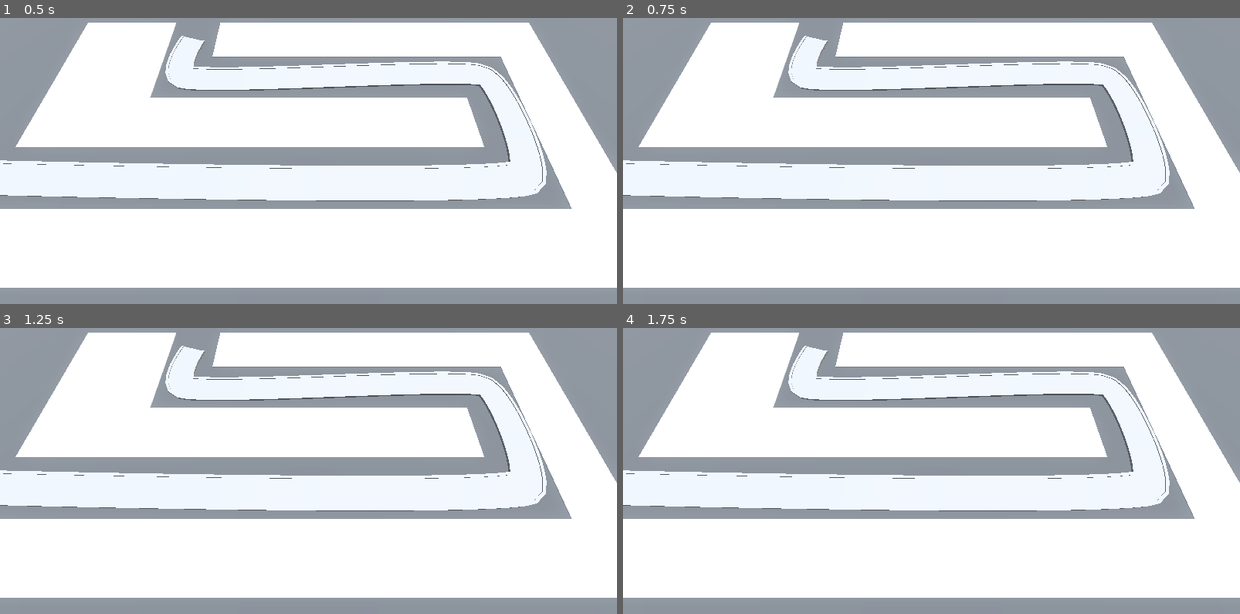
Above: before the commit, frames 1-4 (two rows, left to right).
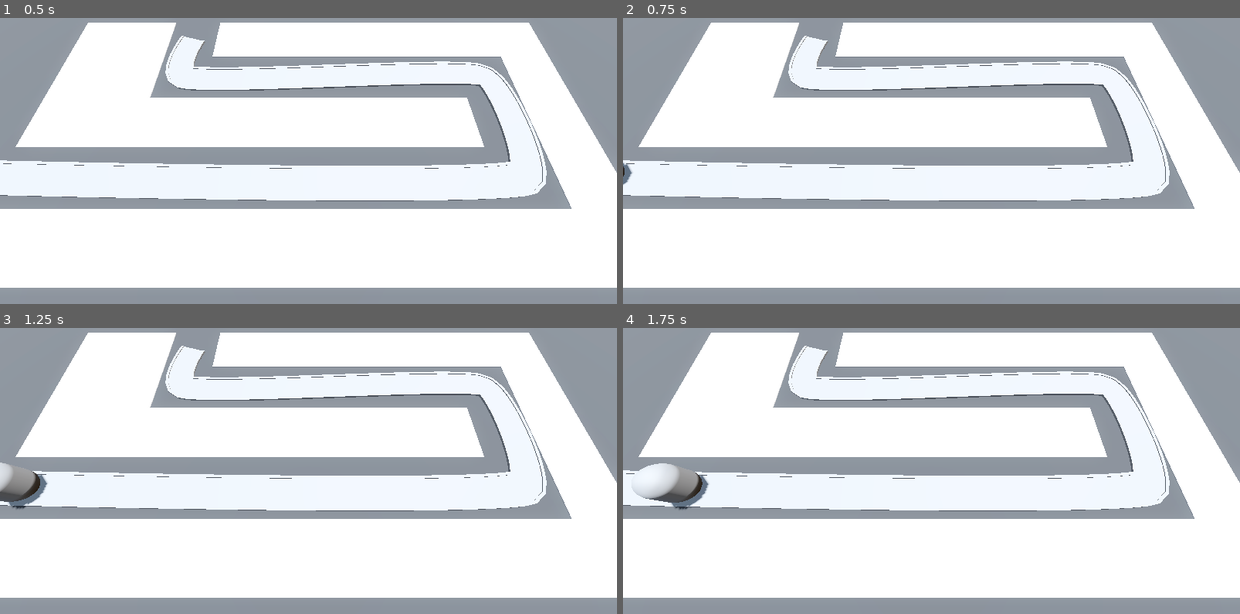
Above: after the commit, the same moments.

Repository: FabioAVSilva/Barbarian-Blaster
Game: Godot game, scene res://BaseLevel.tscn
Same seed, same stepped clock (60 frames per second), same inputs: the game is played once before the commit and once after it.
Inputs:
- Up to frame 1 (0.5 s): no input
- Up to frame 2 (0.75 s): tap Enter at 0.5 s
- Up to frame 3 (1.25 s): no input
- Up to frame 4 (1.75 s): no input

Frame 1 is identical in both runs. In frame 2, less than 0.1% of the frame differs, in the area x 0-2%, y 50-59%; in frame 3, 0.9%; in frame 4, 1.0%, in the area x 1-15%, y 47-64%.

Commit message:
Added a basic enemy as a PathFollow3d node
Added a basic enemy that progresses through a defined path at a set speed

Diff:
--- a/BaseLevel.tscn
+++ b/BaseLevel.tscn
@@ -1,6 +1,7 @@
-[gd_scene load_steps=7 format=3 uid="uid://dxg7kq1nikc3v"]
+[gd_scene load_steps=8 format=3 uid="uid://dxg7kq1nikc3v"]
 
 [ext_resource type="MeshLibrary" uid="uid://cw1t1b8ikxqja" path="res://MeshLibraries/SpaceLibrary.tres" id="1_lvb7b"]
+[ext_resource type="PackedScene" uid="uid://cl6x2roqpx5st" path="res://Enemy/enemy.tscn" id="2_5x8ra"]
 
 [sub_resource type="ProceduralSkyMaterial" id="ProceduralSkyMaterial_dq0bh"]
 sky_horizon_color = Color(0.662243, 0.671743, 0.686743, 1)
@@ -94,3 +95,6 @@
 path_continuous_u = true
 path_u_distance = 1.0
 path_joined = false
+
+[node name="Enemy" parent="Path3D" instance=ExtResource("2_5x8ra")]
+transform = Transform3D(-4.37104e-08, 0, -0.999977, 0, 1, 0, 0.999977, 0, -4.37104e-08, -24, 0, 6)
--- /dev/null
+++ b/Enemy/enemy.gd
@@ -0,0 +1,12 @@
+extends PathFollow3D
+
+@export var speed: float = 2.5
+
+# Called when the node enters the scene tree for the first time.
+func _ready() -> void:
+	pass # Replace with function body.
+
+
+# Called every frame. 'delta' is the elapsed time since the previous frame.
+func _process(delta: float) -> void:
+	progress += speed * delta
--- /dev/null
+++ b/Enemy/enemy.tscn
@@ -0,0 +1,16 @@
+[gd_scene load_steps=3 format=3 uid="uid://cl6x2roqpx5st"]
+
+[ext_resource type="Script" uid="uid://bbisi8bvbu5g3" path="res://Enemy/enemy.gd" id="1_2pb1h"]
+
+[sub_resource type="CapsuleMesh" id="CapsuleMesh_xjnqo"]
+radius = 1.0
+height = 3.0
+
+[node name="Enemy" type="PathFollow3D"]
+loop = false
+script = ExtResource("1_2pb1h")
+speed = 5.0
+
+[node name="MeshInstance3D" type="MeshInstance3D" parent="."]
+transform = Transform3D(1, 0, 0, 0, 1, 0, 0, 0, 1, 0, 1.5, 0)
+mesh = SubResource("CapsuleMesh_xjnqo")
Not shown, added: Enemy/enemy.gd.uid
